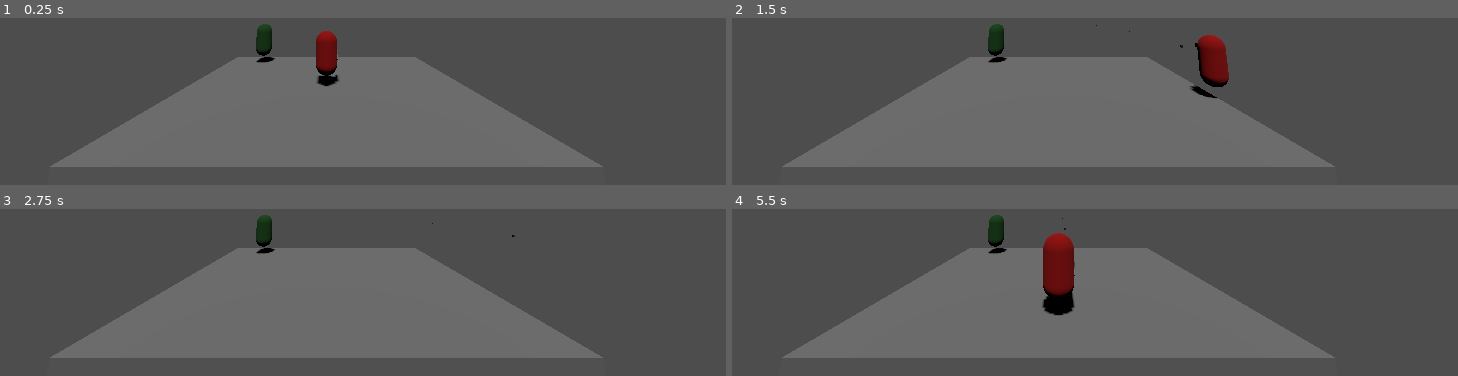
Above: before the commit, frames 1-4 (two rows, left to right).
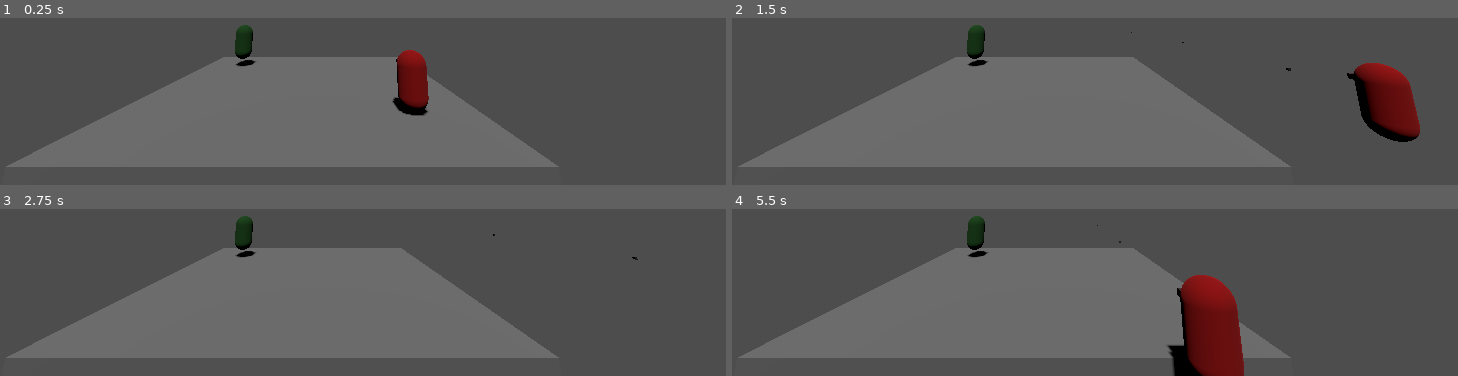
Above: after the commit, the same moments.

Repository: Tviljan/TopDown3D
Game: Godot game, scene res://Level.tscn
Same seed, same stepped clock (60 frames per second), same inputs: the game is played once before the commit and once after it.
Inputs (mouse positions are in pixels of both pictures, inside the frame that each line leads up to):
- Up to frame 1 (0.25 s): no input
- Up to frame 2 (1.5 s): tap Enter at 0.5 s; move the mouse to (outside the picture) at 0.52 s; press the mouse at (outside the picture) at 0.53 s; hold D (ui_right) 0.53-1.28 s; move the mouse to (outside the picture) at 1.27 s; release the mouse at (outside the picture) at 1.28 s; hold S (ui_down) from 1.28 s (still down); click (outside the picture) at 1.35 s
- Up to frame 3 (2.75 s): move the mouse to (outside the picture) at 2.02 s; release S (ui_down) at 2.03 s; press the mouse at (outside the picture) at 2.03 s; hold D (ui_right) from 2.03 s (still down)
- Up to frame 4 (5.5 s): move the mouse to (1015, 240) at 2.77 s; release D (ui_right) at 2.78 s; release the mouse at (1015, 240) at 2.78 s; hold W (ui_up) 2.78-3.53 s; click (1015, 240) at 2.85 s; move the mouse to (1298, 219) at 3.52 s; press the mouse at (1298, 219) at 3.53 s; hold A (ui_left) 3.53-5.03 s; move the mouse to (outside the picture) at 4.27 s; release the mouse at (outside the picture) at 4.28 s; click (outside the picture) at 4.35 s; move the mouse to (outside the picture) at 5.02 s; press the mouse at (outside the picture) at 5.03 s; hold S (ui_down) from 5.03 s (still down)

The runs differ from the first frame. In frame 1, 8.5% of the frame differs, in the area x 0-84%, y 3-90%; in frame 2, 11%; in frame 3, 6.3%; in frame 4, 12%, in the area x 0-84%, y 3-100%.
Error before the commit: Invalid call. Nonexistent function 'set_target_location' in base 'NavigationAgent3D'. (res://Enemy.gd:11)
Error after the commit: Invalid call. Nonexistent function 'set_target_location' in base 'NavigationAgent3D'. (res://Enemy.gd:15)

Commit message:
fix movement

Diff:
--- a/src/Enemy.gd
+++ b/src/Enemy.gd
@@ -1,14 +1,20 @@
 extends CharacterBody3D
 
-@export var speed = 3.0
+@export var speed = 12.0
 @export var gravity = 1.0
-@onready var nav_agent : NavigationAgent3D = $"NavigationAgent3D"
+@onready var nav_agent : NavigationAgent3D = $"NavigationAgent3d"
+@onready var raycast : RayCast3D = $"RayCast3d"
 var next_nav_position : Vector3
 var movement_delta : float
+var target
 
 func update_target_location(target_location):
 	print("update target", target_location)
+	target = target_location
+	nav_agent
 	nav_agent.set_target_location(target_location)
+	var distance = nav_agent.distance_to_target()
+	print("distance", distance)
 
 
 func _ready():
@@ -20,20 +26,14 @@
 
 
 func _physics_process(delta):
-	# Add the gravity.
-	if not is_on_floor():
-		velocity.y -= gravity * delta
+	if nav_agent.is_navigation_finished():
+		return
+	var targetpos = nav_agent.get_next_location()
+	var direction = global_position.direction_to(targetpos)
+	print(direction)
+	var velocity = direction * nav_agent.max_speed
+	nav_agent.set_velocity(velocity)
 
-	movement_delta = speed * delta
-	var next_path_position : Vector3 = nav_agent.get_next_location()
-	var current_agent_position : Vector3 = global_transform.origin
-
-	#print("next_path_position", next_path_position)
-	#print("current_agent_position", current_agent_position)
-	var new_velocity : Vector3 = (next_path_position - current_agent_position).normalized() * movement_delta
-	nav_agent.set_velocity(new_velocity)
-	move_and_slide()
-#
 func character_path_changed() -> void:
 	#print("character_path_changed", nav_agent.get_nav_path())
 	pass
@@ -47,11 +47,5 @@
 	pass
 
 func enemy_velocity_computed(safe_velocity : Vector3) -> void:
-	pass
-	# check if nav agent target is reached
-#	if !nav_agent.is_target_reached():
-#		# move and slide with the new calculated velocity
-#		move_and_slide()
-#	else:
-#		# if reached target, stand at the closest point in the navigation map
-#		global_transform.origin = NavigationServer3D.map_get_closest_point(nav_agent.get_navigation_map(), global_transform.origin)
+	velocity = safe_velocity
+	move_and_slide()
--- a/src/Enemy.tscn
+++ b/src/Enemy.tscn
@@ -20,3 +20,8 @@
 [node name="CollisionShape" type="CollisionShape3D" parent="."]
 transform = Transform3D(1, 0, 0, 0, -4.37114e-08, -1, 0, 1, -4.37114e-08, 0, 1.4, 0)
 shape = SubResource("3")
+
+[node name="RayCast3d" type="RayCast3D" parent="."]
+
+[node name="NavigationAgent3d" type="NavigationAgent3D" parent="."]
+avoidance_enabled = true
--- a/src/Level.tscn
+++ b/src/Level.tscn
@@ -19,17 +19,17 @@
 [sub_resource type="BoxMesh" id="4"]
 material = SubResource("3")
 
+[sub_resource type="CapsuleShape3D" id="CapsuleShape3D_iwygk"]
+
+[sub_resource type="NavigationMesh" id="NavigationMesh_ekeqw"]
+vertices = PackedVector3Array(-5.73119, 0.358431, -5.47035, -5.73119, 0.358431, 5.52965, 5.76881, 0.358431, 5.52965, 5.76881, 0.358431, -5.47035)
+polygons = [PackedInt32Array(3, 2, 0), PackedInt32Array(0, 2, 1)]
+
 [node name="Level" type="Node3D"]
 script = ExtResource("2")
 
 [node name="Enemy" parent="." instance=ExtResource("5")]
-transform = Transform3D(1, 0, 0, 0, -4.37114e-08, -1, 0, 1, -4.37114e-08, -4.07217, 1.374, -6)
-
-[node name="NavigationAgent3D" type="NavigationAgent3D" parent="Enemy"]
-path_desired_distance = 50.0
-target_desired_distance = 50.0
-path_max_distance = 26.1
-radius = 66.0
+transform = Transform3D(1, 0, 0, 0, -4.37114e-08, -1, 0, 1, -4.37114e-08, -5.07217, 1.374, -5)
 
 [node name="DirectionalLight" type="DirectionalLight3D" parent="."]
 transform = Transform3D(1, 0, 0, 0, 0.479917, 0.877314, 0, -0.877314, 0.479917, 2.8446, 19.3701, 14.1066)
@@ -38,7 +38,7 @@
 shadow_enabled = true
 
 [node name="Player" type="CharacterBody3D" parent="."]
-transform = Transform3D(1, 0, 0, 0, 1, 0, 0, 0, 1, 0, 1.37389, 0)
+transform = Transform3D(1, 0, 0, 0, 1, 0, 0, 0, 1, 3, 1, 3)
 script = ExtResource("1")
 
 [node name="GunController" type="Node" parent="Player"]
@@ -57,10 +57,17 @@
 [node name="HandPosition" type="Marker3D" parent="Player"]
 transform = Transform3D(1, 0, -4.37114e-08, -3.55271e-15, 1, 4.37114e-08, 4.37114e-08, -4.37114e-08, 1, 0.452179, 1.19209e-07, -0.0862659)
 
+[node name="CollisionShape3d" type="CollisionShape3D" parent="Player"]
+shape = SubResource("CapsuleShape3D_iwygk")
+
 [node name="Camera" type="Camera3D" parent="."]
 transform = Transform3D(1, 0, 0, 0, 0.984087, -0.177686, 0, 0.177686, 0.984087, 0, 3.5757, 12.2931)
 fov = 84.3
 
-[node name="Ground" parent="." instance=ExtResource("6")]
+[node name="NavigationRegion3d" type="NavigationRegion3D" parent="."]
+transform = Transform3D(1, 0, 0, 0, 1, 0, 0, 0, 1, -1, 0, 0)
+navmesh = SubResource("NavigationMesh_ekeqw")
+
+[node name="Ground" parent="NavigationRegion3d" instance=ExtResource("6")]
 
 [editable path="Enemy"]
--- a/src/project.godot
+++ b/src/project.godot
@@ -23,41 +23,41 @@
 
 ui_left={
 "deadzone": 0.5,
-"events": [Object(InputEventKey,"resource_local_to_scene":false,"resource_name":"","device":0,"window_id":0,"store_command":true,"alt_pressed":false,"shift_pressed":false,"meta_pressed":false,"command_pressed":false,"pressed":false,"keycode …(64 unchanged characters)…
+"events": [Object(InputEventKey,"resource_local_to_scene":false,"resource_name":"","device":0,"window_id":0,"alt_pressed":false,"shift_pressed":false,"ctrl_pressed":false,"meta_pressed":false,"pressed":false,"keycode …(64 unchanged characters)…
 , Object(InputEventJoypadButton,"resource_local_to_scene":false,"resource_name":"","device":0,"button_index":14,"pressure":0.0,"pressed":false,"script":null)
-, Object(InputEventKey,"resource_local_to_scene":false,"resource_name":"","device":0,"window_id":0,"store_command":true,"alt_pressed":false,"shift_pressed":false,"meta_pressed":false,"command_pressed":false,"pressed":false,"keycode":0,"physical_keycode":0,"unicode":0,"echo":false,"script":null)
-, Object(InputEventKey,"resource_local_to_scene":false,"resource_name":"","device":0,"window_id":0,"store_command":true,"alt_pressed":false,"shift_pressed":false,"meta_pressed":false,"command_pressed":false,"pressed":false,"keycode":0,"physical_keycode":65,"unicode":0,"echo":false,"script":null)
+, Object(InputEventKey,"resource_local_to_scene":false,"resource_name":"","device":0,"window_id":0,"alt_pressed":false,"shift_pressed":false,"ctrl_pressed":false,"meta_pressed":false,"pressed":false,"keycode":0,"physical_keycode":0,"unicode":0,"echo":false,"script":null)
+, Object(InputEventKey,"resource_local_to_scene":false,"resource_name":"","device":0,"window_id":0,"alt_pressed":false,"shift_pressed":false,"ctrl_pressed":false,"meta_pressed":false,"pressed":false,"keycode":0,"physical_keycode":65,"unicode":0,"echo":false,"script":null)
 ]
 }
 ui_right={
 "deadzone": 0.5,
-"events": [Object(InputEventKey,"resource_local_to_scene":false,"resource_name":"","device":0,"window_id":0,"store_command":true,"alt_pressed":false,"shift_pressed":false,"meta_pressed":false,"command_pressed":false,"pressed":false,"keycode …(64 unchanged characters)…
+"events": [Object(InputEventKey,"resource_local_to_scene":false,"resource_name":"","device":0,"window_id":0,"alt_pressed":false,"shift_pressed":false,"ctrl_pressed":false,"meta_pressed":false,"pressed":false,"keycode …(64 unchanged characters)…
 , Object(InputEventJoypadButton,"resource_local_to_scene":false,"resource_name":"","device":0,"button_index":15,"pressure":0.0,"pressed":false,"script":null)
-, Object(InputEventKey,"resource_local_to_scene":false,"resource_name":"","device":0,"window_id":0,"store_command":true,"alt_pressed":false,"shift_pressed":false,"meta_pressed":false,"command_pressed":false,"pressed":false,"keycode":0,"physical_keycode":0,"unicode":0,"echo":false,"script":null)
-, Object(InputEventKey,"resource_local_to_scene":false,"resource_name":"","device":0,"window_id":0,"store_command":true,"alt_pressed":false,"shift_pressed":false,"meta_pressed":false,"command_pressed":false,"pressed":false,"keycode":0,"physical_keycode":68,"unicode":0,"echo":false,"script":null)
+, Object(InputEventKey,"resource_local_to_scene":false,"resource_name":"","device":0,"window_id":0,"alt_pressed":false,"shift_pressed":false,"ctrl_pressed":false,"meta_pressed":false,"pressed":false,"keycode":0,"physical_keycode":0,"unicode":0,"echo":false,"script":null)
+, Object(InputEventKey,"resource_local_to_scene":false,"resource_name":"","device":0,"window_id":0,"alt_pressed":false,"shift_pressed":false,"ctrl_pressed":false,"meta_pressed":false,"pressed":false,"keycode":0,"physical_keycode":68,"unicode":0,"echo":false,"script":null)
 ]
 }
 ui_up={
 "deadzone": 0.5,
-"events": [Object(InputEventKey,"resource_local_to_scene":false,"resource_name":"","device":0,"window_id":0,"store_command":true,"alt_pressed":false,"shift_pressed":false,"meta_pressed":false,"command_pressed":false,"pressed":false,"keycode …(64 unchanged characters)…
+"events": [Object(InputEventKey,"resource_local_to_scene":false,"resource_name":"","device":0,"window_id":0,"alt_pressed":false,"shift_pressed":false,"ctrl_pressed":false,"meta_pressed":false,"pressed":false,"keycode …(64 unchanged characters)…
 , Object(InputEventJoypadButton,"resource_local_to_scene":false,"resource_name":"","device":0,"button_index":12,"pressure":0.0,"pressed":false,"script":null)
-, Object(InputEventKey,"resource_local_to_scene":false,"resource_name":"","device":0,"window_id":0,"store_command":true,"alt_pressed":false,"shift_pressed":false,"meta_pressed":false,"command_pressed":false,"pressed":false,"keycode":0,"physical_keycode":0,"unicode":0,"echo":false,"script":null)
-, Object(InputEventKey,"resource_local_to_scene":false,"resource_name":"","device":0,"window_id":0,"store_command":true,"alt_pressed":false,"shift_pressed":false,"meta_pressed":false,"command_pressed":false,"pressed":false,"keycode":0,"physical_keycode":87,"unicode":0,"echo":false,"script":null)
+, Object(InputEventKey,"resource_local_to_scene":false,"resource_name":"","device":0,"window_id":0,"alt_pressed":false,"shift_pressed":false,"ctrl_pressed":false,"meta_pressed":false,"pressed":false,"keycode":0,"physical_keycode":0,"unicode":0,"echo":false,"script":null)
+, Object(InputEventKey,"resource_local_to_scene":false,"resource_name":"","device":0,"window_id":0,"alt_pressed":false,"shift_pressed":false,"ctrl_pressed":false,"meta_pressed":false,"pressed":false,"keycode":0,"physical_keycode":87,"unicode":0,"echo":false,"script":null)
 ]
 }
 ui_down={
 "deadzone": 0.5,
-"events": [Object(InputEventKey,"resource_local_to_scene":false,"resource_name":"","device":0,"window_id":0,"store_command":true,"alt_pressed":false,"shift_pressed":false,"meta_pressed":false,"command_pressed":false,"pressed":false,"keycode …(64 unchanged characters)…
+"events": [Object(InputEventKey,"resource_local_to_scene":false,"resource_name":"","device":0,"window_id":0,"alt_pressed":false,"shift_pressed":false,"ctrl_pressed":false,"meta_pressed":false,"pressed":false,"keycode …(64 unchanged characters)…
 , Object(InputEventJoypadButton,"resource_local_to_scene":false,"resource_name":"","device":0,"button_index":13,"pressure":0.0,"pressed":false,"script":null)
-, Object(InputEventKey,"resource_local_to_scene":false,"resource_name":"","device":0,"window_id":0,"store_command":true,"alt_pressed":false,"shift_pressed":false,"meta_pressed":false,"command_pressed":false,"pressed":false,"keycode":0,"physical_keycode":0,"unicode":0,"echo":false,"script":null)
-, Object(InputEventKey,"resource_local_to_scene":false,"resource_name":"","device":0,"window_id":0,"store_command":true,"alt_pressed":false,"shift_pressed":false,"meta_pressed":false,"command_pressed":false,"pressed":false,"keycode":0,"physical_keycode":83,"unicode":0,"echo":false,"script":null)
+, Object(InputEventKey,"resource_local_to_scene":false,"resource_name":"","device":0,"window_id":0,"alt_pressed":false,"shift_pressed":false,"ctrl_pressed":false,"meta_pressed":false,"pressed":false,"keycode":0,"physical_keycode":0,"unicode":0,"echo":false,"script":null)
+, Object(InputEventKey,"resource_local_to_scene":false,"resource_name":"","device":0,"window_id":0,"alt_pressed":false,"shift_pressed":false,"ctrl_pressed":false,"meta_pressed":false,"pressed":false,"keycode":0,"physical_keycode":83,"unicode":0,"echo":false,"script":null)
 ]
 }
 primary_action={
 "deadzone": 0.5,
-"events": [Object(InputEventKey,"resource_local_to_scene":false,"resource_name":"","device":0,"window_id":0,"store_command":true,"alt_pressed":false,"shift_pressed":false,"meta_pressed":false,"command_pressed":false,"pressed":false,"keycode …(64 unchanged characters)…
-, Object(InputEventMouseButton,"resource_local_to_scene":false,"resource_name":"","device":0,"window_id":0,"store_command":true,"alt_pressed":false,"shift_pressed":false,"meta_pressed":false,"command_pressed":false,"button_mask":0,"positio …(130 unchanged characters)…
-, Object(InputEventKey,"resource_local_to_scene":false,"resource_name":"","device":0,"window_id":0,"store_command":true,"alt_pressed":false,"shift_pressed":false,"meta_pressed":false,"command_pressed":false,"pressed":false,"keycode":0,"physical_keycode":32,"unicode":0,"echo":false,"script":null)
+"events": [Object(InputEventKey,"resource_local_to_scene":false,"resource_name":"","device":0,"window_id":0,"alt_pressed":false,"shift_pressed":false,"ctrl_pressed":false,"meta_pressed":false,"pressed":false,"keycode …(64 unchanged characters)…
+, Object(InputEventMouseButton,"resource_local_to_scene":false,"resource_name":"","device":0,"window_id":0,"alt_pressed":false,"shift_pressed":false,"ctrl_pressed":false,"meta_pressed":false,"button_mask":0,"positio …(130 unchanged characters)…
+, Object(InputEventKey,"resource_local_to_scene":false,"resource_name":"","device":0,"window_id":0,"alt_pressed":false,"shift_pressed":false,"ctrl_pressed":false,"meta_pressed":false,"pressed":false,"keycode":0,"physical_keycode":32,"unicode":0,"echo":false,"script":null)
 ]
 }
 
Not shown: 1 places in src/Level.tscn that only renumber resources
Not shown, changed: .gitignore
